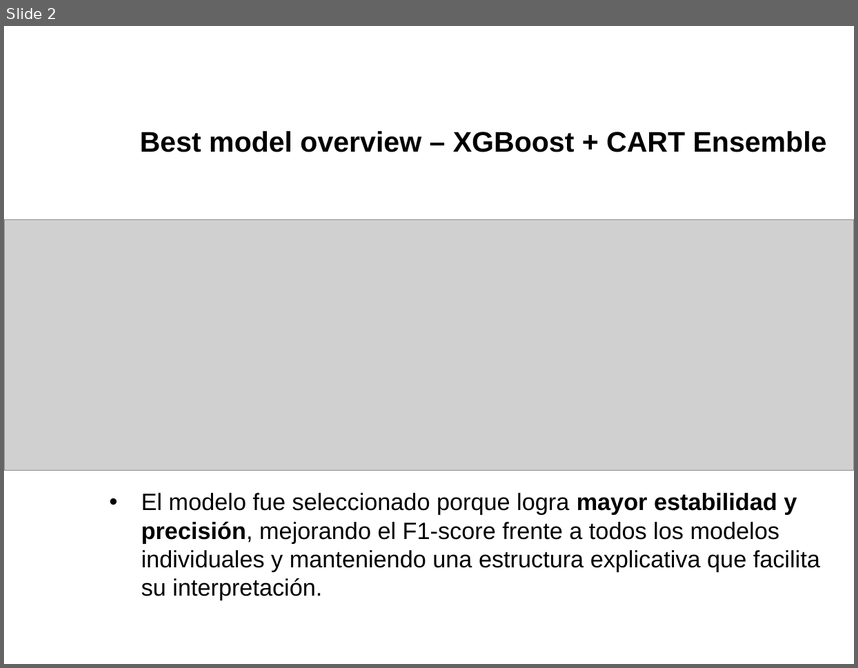
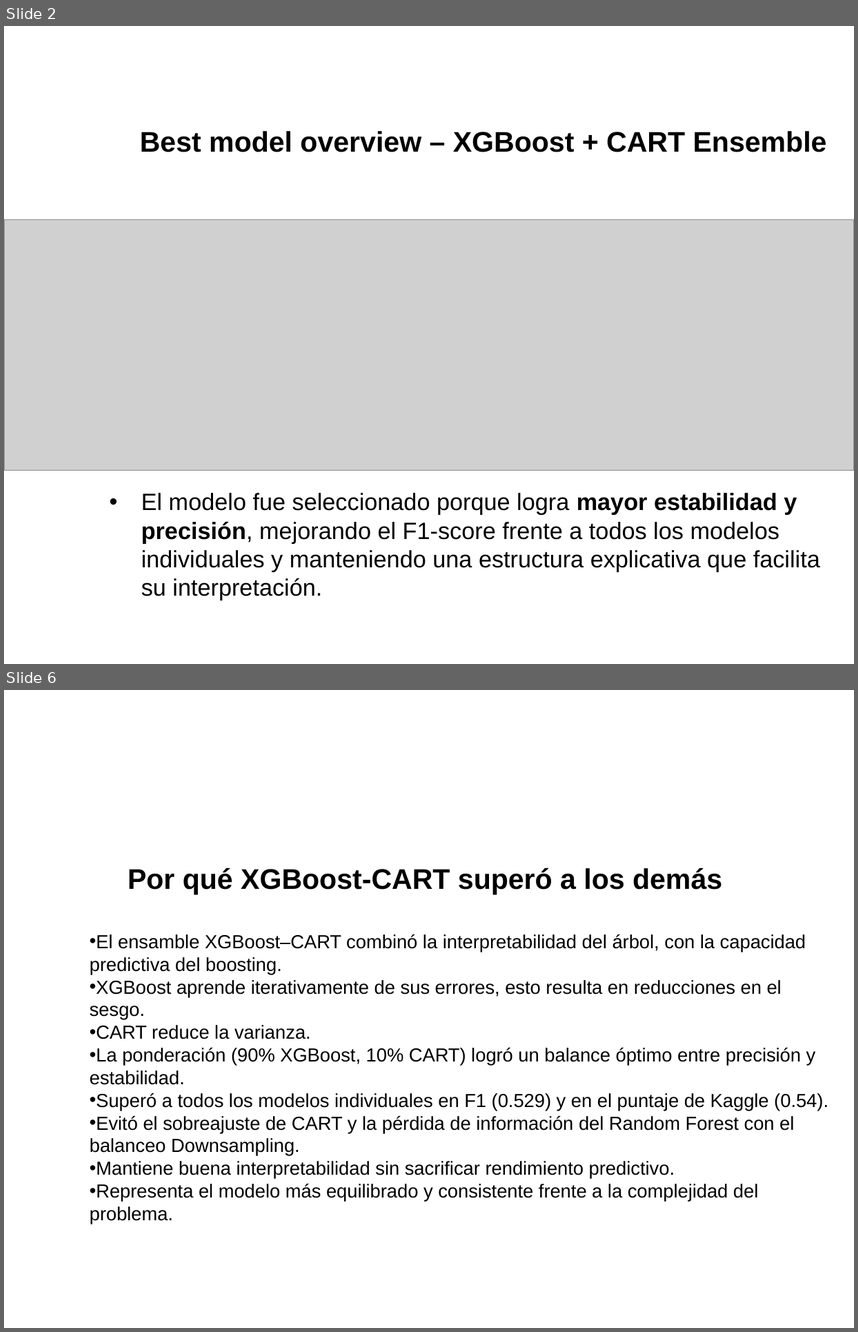
Before and after one commit to VivianCabanzo/Taller2_Predicting-Poverty, a slide deck: Presentaciones/othermodels_equipo_08.pptx. Shown one above the other, each under a label of ours: slide 2 before the commit, slides 2 and 6 after it; the slides between them are not shown. The pictures are 858x668 and 858x1332 pixels, drawn with LibreOffice and Linux fonts; fonts in the diff are those of the drawing; grey boxes stand for pictures; background and template pictures are left out. Boxes give left, top, right and bottom in pixels: in the first picture for what was removed or moved away, otherwise in the second. Text is boxed around its words. In the diff, an @@ line names an element or a change of style, - is before the commit and + after.

```diff
--- a/Presentaciones/othermodels_equipo_08.pptx
+++ b/Presentaciones/othermodels_equipo_08.pptx
@@ slide 6 added at (x1=4, y1=690, x2=854, y2=1328), background picture (left out) @@
@@ title added at (x1=128, y1=868, x2=722, y2=895), 24 pt, text #000000, bold @@
+Por qué XGBoost-CART superó a los demás
@@ text added at (x1=90, y1=934, x2=829, y2=1224), 16 pt, text #000000 @@
+• El ensamble XGBoost–CART combinó la interpretabilidad del árbol, con la capacidad predictiva del boosting.
+• XGBoost aprende iterativamente de sus errores, esto resulta en reducciones en el sesgo.
+• CART reduce la varianza.
+• La ponderación (90% XGBoost, 10% CART) logró un balance óptimo entre precisión y estabilidad.
+• Superó a todos los modelos individuales en F1 (0.529) y en el puntaje de Kaggle (0.54).
+• Evitó el sobreajuste de CART y la pérdida de información del Random Forest con el balanceo Downsampling.
+• Mantiene buena interpretabilidad sin sacrificar rendimiento predictivo.
+• Representa el modelo más equilibrado y consistente frente a la complejidad del problema.
```
Also in this commit, not shown: 3 other slides added, 1 slide removed, 3 other files.
